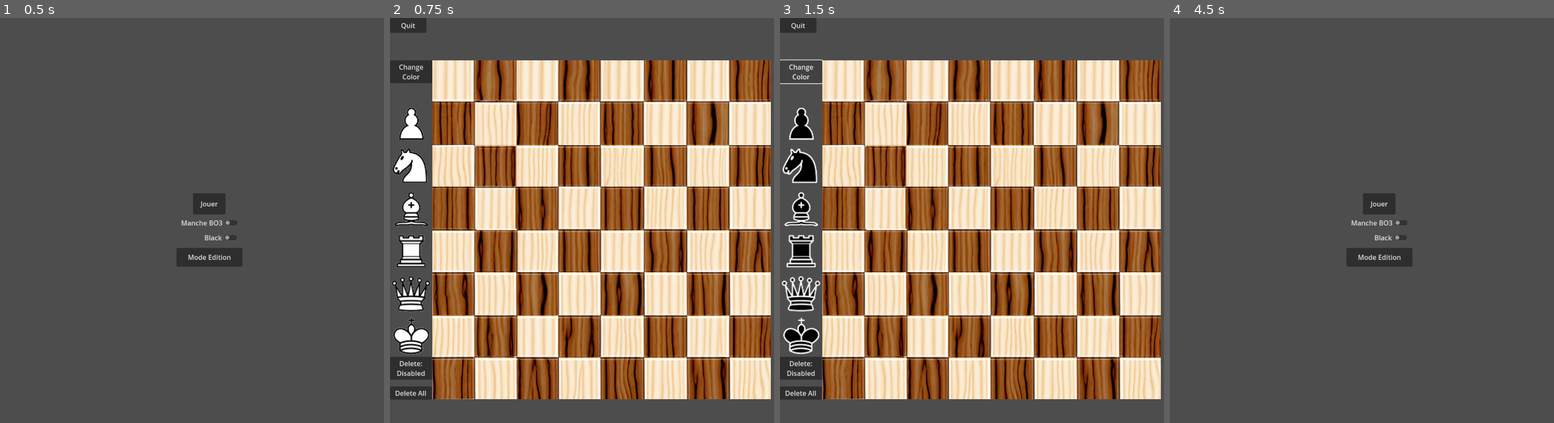
Above: before the commit, frames 1-4 (left to right).
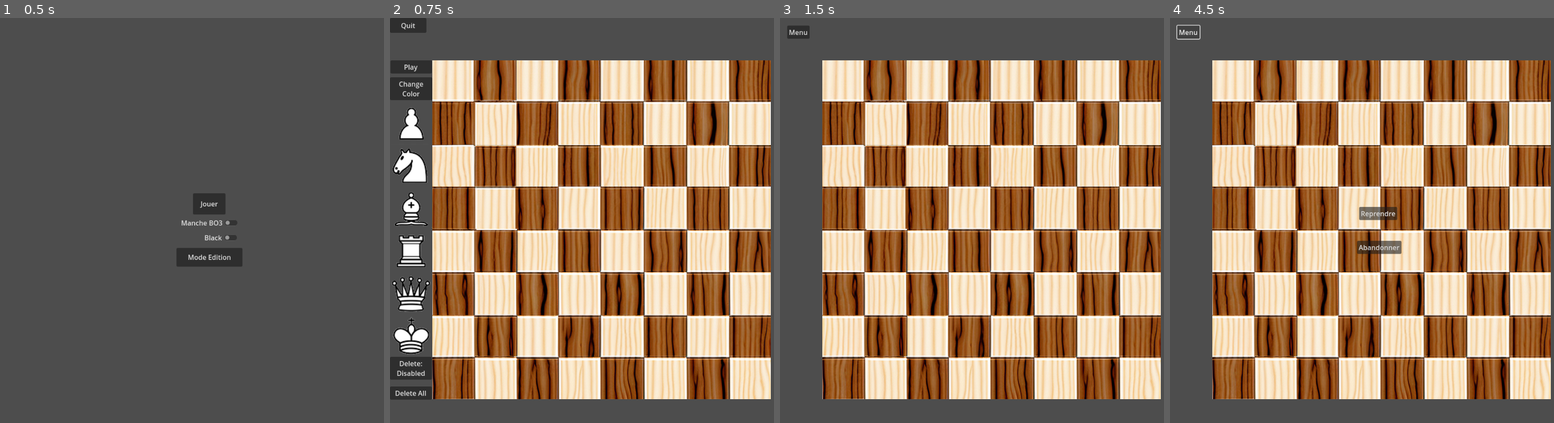
Above: after the commit, the same moments.

Repository: FabriceValmont/ChessGame-in-Godot4
Game: Godot game, scene res://Scene/menu.tscn
The game is run twice, just before and just after one commit, with the same random seed, the same clock (stepped at 60 frames per second) and the same inputs.
Inputs (mouse positions are in pixels of both pictures, inside the frame that each line leads up to):
- Up to frame 1 (0.5 s): no input
- Up to frame 2 (0.75 s): click "Mode Edition" at 0.5 s
- Up to frame 3 (1.5 s): click (803, 66) at 1.25 s, where only the run after the commit has a clickable "Play"
- Up to frame 4 (4.5 s): click (1193, 70) at 2 s, where only the run before the commit has a clickable "Change Color"; click (1193, 70) at 2.75 s, where only the run before the commit has a clickable "Change Color"; click (1193, 70) at 3.5 s, where only the run before the commit has a clickable "Change Color"; click (1189, 34) at 4.25 s, where only the run after the commit has a clickable "Menu"

Frame 1 is identical in both runs. In frame 2, 0.6% of the frame differs, in the area x 0-12%, y 10-21%; in frame 3, 4.0%; in frame 4, 74%, in the area x 1-100%, y 1-95%.
Error after the commit: Invalid access to property or key 'i' on a base object of type 'null instance'. (res://Script/Variable_global.gd:1287)

Commit message:
On peut jouer au mode édition.

Diff:
--- a/Scene/editorMod.tscn
+++ b/Scene/editorMod.tscn
@@ -18,9 +18,9 @@
 text = "Quit"
 
 [node name="ChangeColor" type="Button" parent="."]
-offset_top = 100.0
+offset_top = 140.0
 offset_right = 100.0
-offset_bottom = 154.0
+offset_bottom = 194.0
 text = "Change
 Color"
 
@@ -36,6 +36,13 @@
 offset_right = 99.0
 offset_bottom = 901.0
 text = "Delete All"
+
+[node name="Play" type="Button" parent="."]
+offset_left = 1.0
+offset_top = 100.0
+offset_right = 99.0
+offset_bottom = 131.0
+text = "Play"
 
 [node name="EditorPawn" type="Sprite2D" parent="."]
 position = Vector2(50, 250)
@@ -70,3 +77,4 @@
 [connection signal="pressed" from="ChangeColor" to="." method="_on_button_pressed"]
 [connection signal="pressed" from="ModeDelete" to="." method="_on_mode_delete_pressed"]
 [connection signal="pressed" from="DeleteAllPiece" to="." method="_on_delete_all_piece_pressed"]
+[connection signal="pressed" from="Play" to="." method="_on_play_pressed"]
--- a/Script/editorMod.gd
+++ b/Script/editorMod.gd
@@ -72,10 +72,14 @@
 
 func _on_delete_all_piece_pressed():
 	var numberOfChildren = get_node("ChessBoard").get_child_count()
-
 	for f in range(numberOfChildren):
 		var piece = get_node("ChessBoard").get_child(f)
 		piece.queue_free()
+	for i in range(2,10):
+		for j in range(2,10):
+			VariableGlobal.chessBoard[i][j] = null
+	for f in range(0,12):
+		print(VariableGlobal.chessBoard[f])
 
 func _on_mode_delete_pressed():
 	if VariableGlobalOption.modeDelete == false:
@@ -90,3 +94,15 @@
 	VariableGlobalOption.modeEditor = true
 	VariableGlobalOption.modeDelete = false
 	get_tree().change_scene_to_file("res://Scene/menu.tscn")
+
+func _on_play_pressed():
+	var movePreviewNode = Node2D.new()
+	movePreviewNode.name = "MovePreview"
+	for f in range(11):
+		get_child(f).queue_free()
+	add_child(load("res://Scene/gameMenu.tscn").instantiate())
+	add_child(load("res://Scene/displayCheckmate.tscn").instantiate())
+	add_child(movePreviewNode)
+	set_name("gameScreen")
+	set_script(null)
+	VariableGlobal.gameLaunch = true
--- a/Script/gameMenu.gd
+++ b/Script/gameMenu.gd
@@ -37,6 +37,7 @@
 	VariableGlobal.checkmateBlack = false
 	VariableGlobal.checkmate = false
 	VariableGlobal.threatened = false
+	VariableGlobalOption.modeEditor = false
 	VariableGlobalOption.scoreWhite = 0
 	VariableGlobalOption.scoreBlack = 0
 	VariableGlobalOption.OpenMenu = false
--- a/Script/variable_global.gd
+++ b/Script/variable_global.gd
@@ -35,14 +35,20 @@
 
 
 func _process(delta):
-	if gameLaunch == true :
-		if initialisationDone == false:
-			if startWhite == true :
-				initialisingChessBoard("PawnBlack", "PawnWhite", pieceBlack, pieceWhite)
-			elif startWhite == false :
-				initialisingChessBoard("PawnWhite", "PawnBlack", pieceWhite, pieceBlack)
-			initialisingAttackBoardWhiteAndBlack()
-			initialisationDone = true
+	if gameLaunch == true:
+		if VariableGlobalOption.modeEditor == false:
+			if initialisationDone == false:
+				if startWhite == true :
+					initialisingChessBoard("PawnBlack", "PawnWhite", pieceBlack, pieceWhite)
+				elif startWhite == false :
+					initialisingChessBoard("PawnWhite", "PawnBlack", pieceWhite, pieceBlack)
+				initialisingAttackBoardWhiteAndBlack()
+				initialisationDone = true
+		elif VariableGlobalOption.modeEditor == true:
+			if initialisationDone == false:
+				initialisingChessBoardModeEditor()
+				initialisingAttackBoardWhiteAndBlack()
+				initialisationDone = true
 
 		if turnWhite == true:
 			if updateOfThePartsAttack == false:
@@ -89,6 +95,20 @@
 	for i in range(9,10):
 		for j in range(2,10):
 			chessBoard[i][j] = pieceColor2[j]
+	for i in range(0,12):
+		for j in range(0,12):
+			if chessBoard[i][j] ==  null:
+				chessBoard[i][j] = "x"
+
+	print("ChessBoard: ")
+	for i in range(0,12):
+		print(chessBoard[i])
+
+func initialisingChessBoardModeEditor():
+	for i in range(2,10):
+		for j in range(2,10):
+			if chessBoard[i][j] ==  null:
+				chessBoard[i][j] = "0"
 	for i in range(0,12):
 		for j in range(0,12):
 			if chessBoard[i][j] ==  null:
